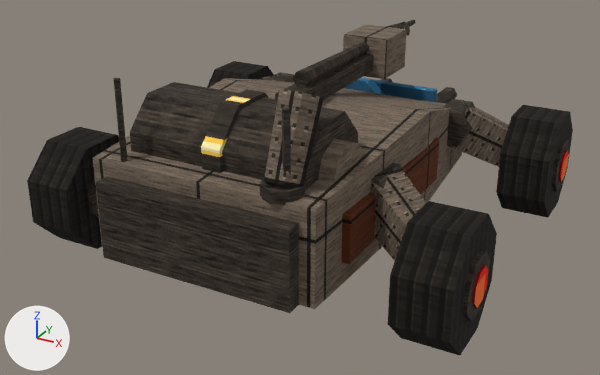
Renders of the Blender file tools/lowforge/models/dingo.blend from each side of a commit.
Before and after are seen from a 50 mm lens placed at (51.0, -98.9, 54.5), pointed at (-1.9, -2.6, 6.4). The lights are fixed; the arrows at lower left show +X, +Y and +Z. The first picture is the older version.

The scene before the commit, as lines of its bpy script (objects in view):
```python
me_body = bpy.data.meshes.new('body')
me_body.from_pydata(...)  # 16 vertices, 14 faces; spans x -16.0..16.0, y -30.0..36.0, z 6.0..20.0
me_body.materials.append(mat_steel_plate)  # picture img_plate
me_capacitor_ring = bpy.data.meshes.new('capacitor_ring')
me_capacitor_ring.from_pydata(...)  # an 8-sided cylinder along x spanning x -1.25..1.25, y -27.02..-12.98, z 10.98..25.02
me_capacitor_ring.materials.append(mat_amber_strip)  # picture img_strip
me_visor = bpy.data.meshes.new('visor')
me_visor.from_pydata(...)  # a box spanning x -9.0..9.0, y 21.0..22.5, z 14.0..16.0
me_visor.materials.append(mat_glass_glass)  # picture img_glass
ob_body = bpy.data.objects.new('body', me_body)
ob_body.location = (0.0, 0.0, 0.0)
ob_capacitor_ring = bpy.data.objects.new('capacitor_ring', me_capacitor_ring)
ob_capacitor_ring.location = (0.0, 0.0, 0.0)
ob_visor = bpy.data.objects.new('visor', me_visor)
ob_visor.location = (0.0, 0.0, 0.0)
# also in view: 'wheel.001' at (26.0, 20.0, 8.0); 'wheel.003' at (26.0, -20.0, 8.0); 'launch_head' at (0.0, 18.0, 22.0); 'mortar_base' at (10.0, -28.0, 18.5); 'flank_stripe.001' at (15.6, -10.0, 12.0)
```
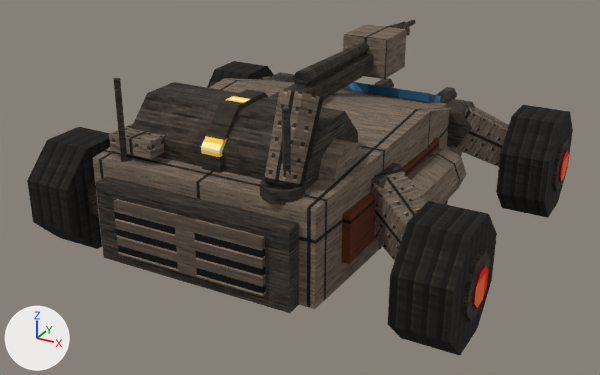
Not visible in the pictures: 'dump_valve.001'.

The change, as a list of edits to the scene's bpy script:
```text
Change me_visor:
    used by ob_visor; location = (0.0, 0.0, 0.0)
    remove me_visor.from_pydata(...)  # 8 vertices, 6 faces; spans x -9.0..9.0, y 21.0..22.5, z 14.0..16.0
    add me_visor.from_pydata(...)  # 8 vertices, 6 faces; spans x -10.0..10.0, y 16.0..30.0, z 11.3..17.2
    me_visor part 1
    me_visor.vertices[0].co: (-9.0, 21.0, 14.0) -> (-10.0, 16.0, 15.8)
    me_visor.vertices[1].co: (9.0, 21.0, 14.0) -> (10.0, 16.0, 15.8)  # not seen -> pixel (428, 102)
    me_visor.vertices[2].co: (9.0, 21.0, 16.0) -> (10.0, 16.0, 17.2)  # pixel (434, 91) -> pixel (429, 93)
    me_visor.vertices[3].co: (-9.0, 21.0, 16.0) -> (-10.0, 16.0, 17.2)
    me_visor.vertices[4].co: (-9.0, 22.5, 14.0) -> (-7.0, 30.0, 11.3)
    me_visor.vertices[5].co: (9.0, 22.5, 14.0) -> (7.0, 30.0, 11.3)  # pixel (436, 101) -> pixel (439, 102)
    me_visor.vertices[6].co: (9.0, 22.5, 16.0) -> (7.0, 30.0, 12.5)  # pixel (437, 89) -> pixel (440, 95)
    me_visor.vertices[7].co: (-9.0, 22.5, 16.0) -> (-7.0, 30.0, 12.5)  # not seen -> pixel (364, 84)
Add me_pad:
    me_pad.from_pydata(...)  # a box spanning x -3.0..3.0, y -3.0..3.0, z -2.0..0.0
    me_pad.materials.append(mat_steel_panel)  # picture img_panel
Add me_dump_valve_001:
    me_dump_valve_001.from_pydata(...)  # a 6-sided cylinder along z spanning x 16.5..18.5, y 1.63..3.37, z 5.5..8.5
    me_dump_valve_001.materials.append(mat_steel_dark)  # picture img_dark
Add me_coolant_tank_001:
    me_coolant_tank_001.from_pydata(...)  # an 8-sided cylinder along y spanning x 14.3..20.7, y -15.0..3.0, z 7.8..14.2
    me_coolant_tank_001.materials.append(mat_steel_plate)  # picture img_plate
Add me_tail_vent:
    me_tail_vent.from_pydata(...)  # a box spanning x -10.0..10.0, y -32.6..-31.8, z 7.5..14.5
    me_tail_vent.materials.append(mat_steel_vent)  # picture img_vent
Add ob_pad:
    ob_pad = bpy.data.objects.new('pad', me_pad)
    ob_pad.location = (-10.0, -26.0, 21.0)
Add ob_dump_valve_001:
    ob_dump_valve_001 = bpy.data.objects.new('dump_valve.001', me_dump_valve_001)
    ob_dump_valve_001.location = (0.0, 0.0, 0.0)
Add ob_coolant_tank_001:
    ob_coolant_tank_001 = bpy.data.objects.new('coolant_tank.001', me_coolant_tank_001)
    ob_coolant_tank_001.location = (0.0, 0.0, 0.0)
Add ob_tail_vent:
    ob_tail_vent = bpy.data.objects.new('tail_vent', me_tail_vent)
    ob_tail_vent.location = (0.0, 0.0, 0.0)
```

Pixel boxes [x1, y1, x2, y2] of what changed, in the pictures (600 x 375 px):
'tail_vent', added: after [113, 199, 266, 297]
'coolant_tank.001', added (brown): after [407, 148, 466, 204]
'visor', reshaped: before [344, 78, 437, 102]; after [342, 82, 440, 103]
'pad', added (brown): after [109, 124, 165, 159]
